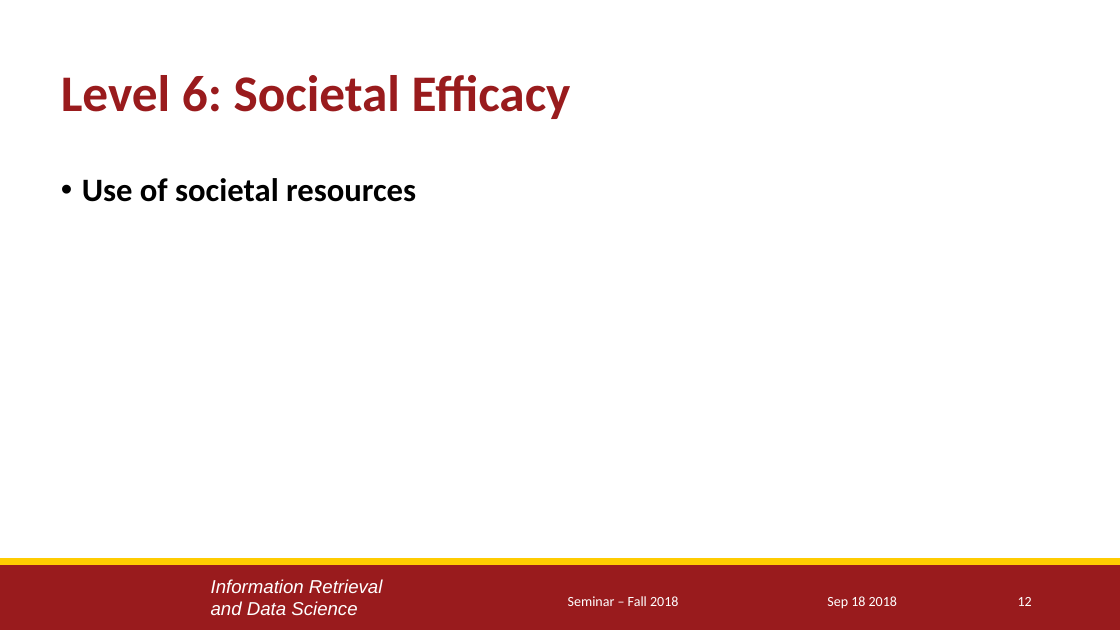
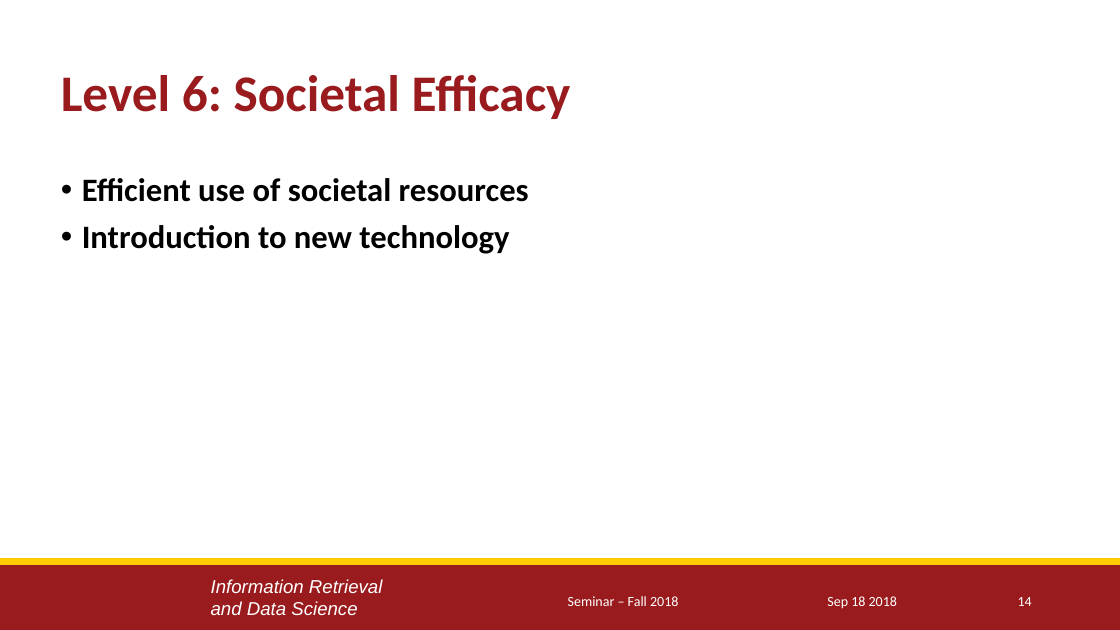
Before and after one commit to yuesOctober/survey, a slide deck: slide 14 of Presentation_1.pptx (slide 12 before the commit). Drawn at 1120x630 pixels with LibreOffice and Linux fonts; fonts in the diff are those of the drawing; background and template pictures are left out. Boxes give left, top, right and bottom in pixels: in the first picture for what was removed or moved away, otherwise in the second. Text is boxed around its words. In the diff, an @@ line names an element or a change of style, - is before the commit and + after.

```diff
--- a/Presentation_1.pptx
+++ b/Presentation_1.pptx
@@ text at [82, 178, 529, 254]: text changed @@
-• Use of societal resources
+• Efficient use of societal resources
+• Introduction to new technology
@@ page number at [1018, 597, 1032, 606]: text changed @@
-12
+14
```
Also in this commit, not shown: 8 other slides changed, 2 slides added.
